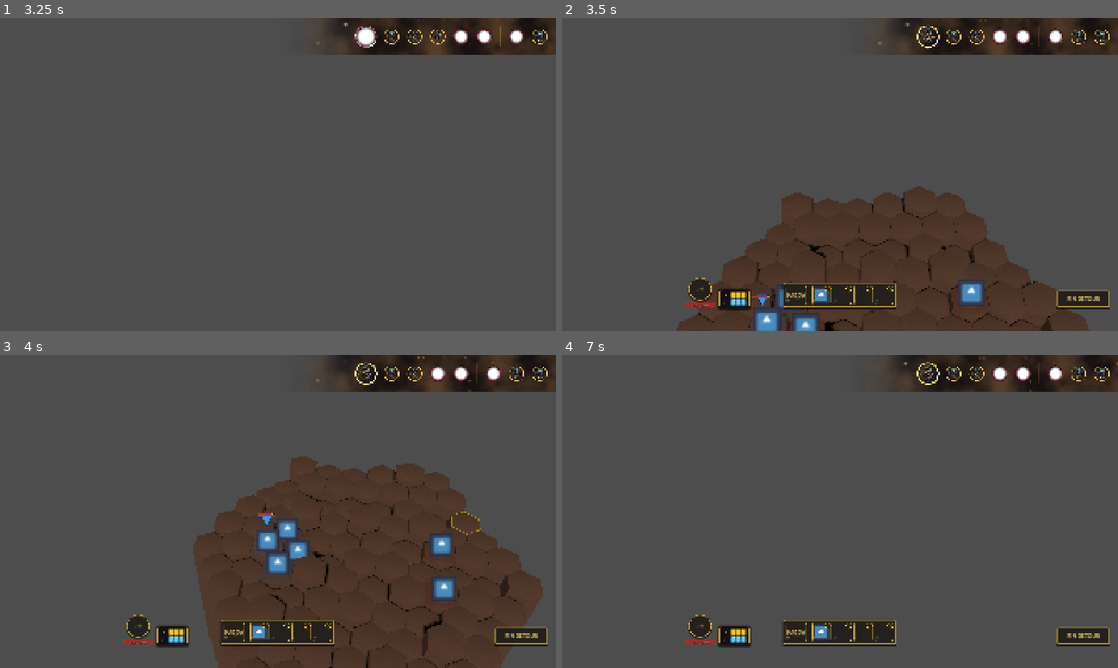
Above: before the commit, frames 1-4 (two rows, left to right).
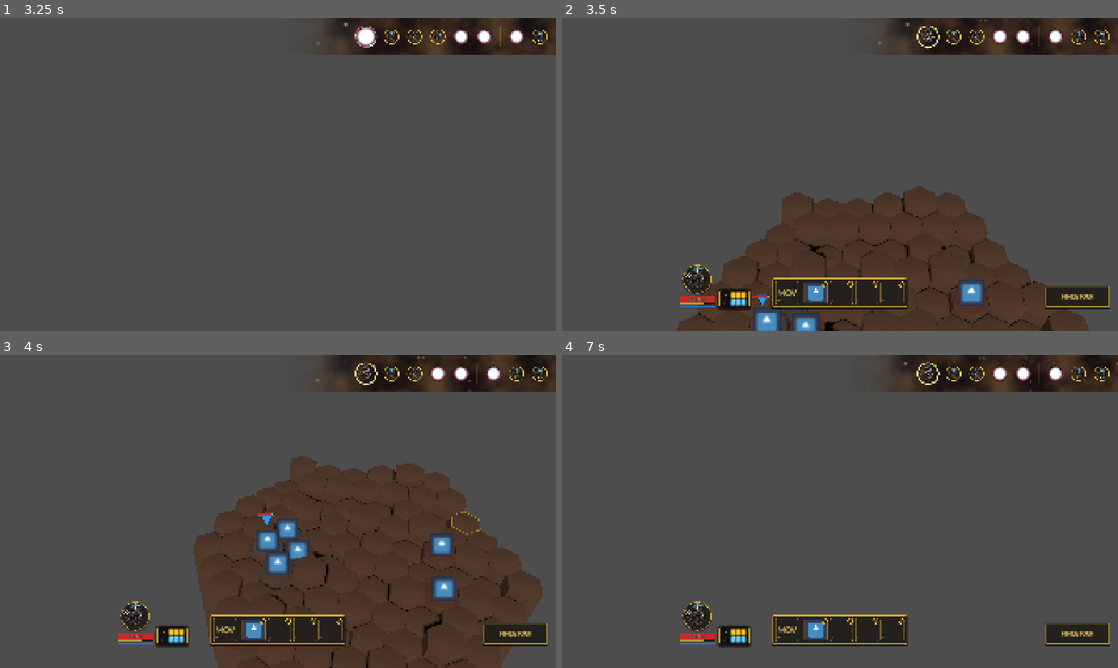
Above: after the commit, the same moments.

Repository: Kobraxos/Mythologia
Game: Godot game, scene res://levels/test_room/test_level.tscn
The game is run twice, just before and just after one commit, with the same random seed, the same clock (stepped at 60 frames per second) and the same inputs. The project has no main scene, so this scene is started directly. The engine's default icon, where the game draws it, is replaced by a stand-in: a white triangle on a blue panel in a dark square.
Inputs (mouse positions are in pixels of both pictures, inside the frame that each line leads up to):
- Up to frame 1 (3.25 s): move the mouse to (400, 158) at 0.52 s; hold Up (ui_up) 0.53-1.28 s; tap one key every 0.75 s from 0.6 s: S (camera_backward) W (camera_forward) A (camera_left) D (camera_right); move the mouse to (166, 190) at 1.27 s; move the mouse to (333, 105) at 2.02 s; hold Up (ui_up) from 2.03 s (still down); move the mouse to (250, 237) at 2.77 s
- Up to frame 2 (3.5 s): keep holding Up (ui_up)
- Up to frame 3 (4 s): move the mouse to (444, 558) at 3.52 s; release Up (ui_up) at 3.53 s; tap Q (camera_rotate_left) at 3.6 s
- Up to frame 4 (7 s): move the mouse to (673, 464) at 4.27 s; tap E (camera_rotate_right) at 4.35 s; move the mouse to (867, 511) at 5.02 s; tap Mouse wheel up (camera_zoom_in) at 5.1 s; move the mouse to (756, 433) at 5.77 s; hold Up (ui_up) from 5.78 s (still down); tap Mouse wheel down (camera_zoom_out) at 5.85 s; move the mouse to (962, 495) at 6.52 s; press the mouse at (962, 495) at 6.53 s

Frame 1 is identical in both runs. In frame 2, 2.3% of the frame differs, in the area x 21-99%, y 78-94%; in frame 3, 2.3%; in frame 4, 2.4%.

Commit message:
feat: implement combat HUD system with animated unit frame component and action buttons

Diff:
--- a/ui/combat_hud/combat_hud.tscn
+++ b/ui/combat_hud/combat_hud.tscn
@@ -94,7 +94,7 @@
 mouse_filter = 2
 
 [node name="EndTurnButton" type="Button" parent="BottomConsole/ConsoleGrid/RightPillar"]
-custom_minimum_size = Vector2(180, 60)
+custom_minimum_size = Vector2(220, 75)
 layout_mode = 2
 size_flags_horizontal = 8
 size_flags_vertical = 8
--- a/ui/combat_hud/skill_button.gd
+++ b/ui/combat_hud/skill_button.gd
@@ -17,6 +17,7 @@
 # GODOT BUILT-IN FUNCTIONS
 func _ready() -> void:
 	focus_mode = Control.FOCUS_NONE
+	shortcut_in_tooltip = false
 	pressed.connect(_on_pressed)
 	mouse_entered.connect(_on_mouse_entered)
 	mouse_exited.connect(_on_mouse_exited)
--- a/ui/combat_hud/skill_button.tscn
+++ b/ui/combat_hud/skill_button.tscn
@@ -75,9 +75,9 @@
 height = 64
 
 [node name="SkillButton" type="Button" node_paths=PackedStringArray("shortcut_label", "ap_cost_label", "ap_cost_container", "cooldown_progress", "cooldown_label")]
-custom_minimum_size = Vector2(64, 64)
-offset_right = 64.0
-offset_bottom = 64.0
+custom_minimum_size = Vector2(80, 80)
+offset_right = 80.0
+offset_bottom = 80.0
 expand_icon = true
 theme_override_styles/normal = SubResource("StyleBoxFlat_normal")
 theme_override_styles/hover = SubResource("StyleBoxFlat_hover")
--- a/ui/combat_hud/system_action_button.gd
+++ b/ui/combat_hud/system_action_button.gd
@@ -7,6 +7,7 @@
 
 func _ready() -> void:
 	focus_mode = Control.FOCUS_NONE
+	shortcut_in_tooltip = false
 	if toggle_mode:
 		toggled.connect(_on_toggled)
 
--- a/ui/combat_hud/system_action_button.tscn
+++ b/ui/combat_hud/system_action_button.tscn
@@ -55,9 +55,9 @@
 corner_radius_bottom_left = 4
 
 [node name="SystemActionButton" type="Button" node_paths=PackedStringArray("shortcut_label", "active_overlay")]
-custom_minimum_size = Vector2(64, 64)
-offset_right = 64.0
-offset_bottom = 64.0
+custom_minimum_size = Vector2(80, 80)
+offset_right = 80.0
+offset_bottom = 80.0
 toggle_mode = true
 expand_icon = true
 theme_override_styles/normal = SubResource("StyleBoxFlat_normal")
--- a/ui/combat_hud/unit_frame.gd
+++ b/ui/combat_hud/unit_frame.gd
@@ -6,14 +6,26 @@
 
 # EXPORTS
 @export var portrait_label: Label
+@export var portrait_rect: TextureRect
 @export var health_bar: ProgressBar
 @export var health_text: Label
+@export var shield_bar: ProgressBar
+@export var mana_bar: ProgressBar
 
 # PRIVATE VARIABLES
 var _tracked_health: HealthComponent
+var _tracked_economy: ActionEconomyComponent
 var _current_hp: int = 0
 var _max_hp: int = 0
 var _hp_tween: Tween
+
+var _current_shield: int = 0
+var _max_shield: int = 0
+var _shield_tween: Tween
+
+var _current_mana: int = 0
+var _max_mana: int = 0
+var _mana_tween: Tween
 
 # GODOT BUILT-IN FUNCTIONS
 func _ready() -> void:
@@ -38,29 +50,71 @@
 		# Utilise le nom de la node comme fallback si l'unité n'a pas de display_name
 		portrait_label.text = unit.get("display_name") if "display_name" in unit else unit.name
 
+	if portrait_rect:
+		if "stats" in unit and unit.stats != null and "portrait" in unit.stats:
+			portrait_rect.texture = unit.stats.portrait
+			if portrait_label:
+				portrait_label.visible = false
+		else:
+			portrait_rect.texture = null
+			if portrait_label:
+				portrait_label.visible = true
+
 	# Branchement au HealthComponent (Duck-typing sécurisé)
 	if "health_component" in unit and unit.health_component is HealthComponent:
 		_tracked_health = unit.health_component
 		_max_hp = _tracked_health.get_max_health()
 		_current_hp = _tracked_health.get_current_health()
+		_max_shield = _tracked_health.get_max_shield()
+		_current_shield = _tracked_health.get_current_shield()
 
 		_tracked_health.health_changed.connect(_on_health_changed)
+		_tracked_health.shield_changed.connect(_on_shield_changed)
 
 		# Initialisation immédiate (sans animation)
 		if health_bar:
 			health_bar.max_value = _max_hp
 			health_bar.value = _current_hp
+		if shield_bar:
+			shield_bar.max_value = _max_shield
+			shield_bar.value = _current_shield
+			shield_bar.visible = _max_shield > 0
+
 		_update_health_label()
+
+	# Branchement au ActionEconomyComponent (pour le Mana)
+	if "action_economy" in unit and unit.action_economy is ActionEconomyComponent:
+		_tracked_economy = unit.action_economy
+		_max_mana = _tracked_economy.get_max_mana()
+		_current_mana = _tracked_economy.get_current_mana()
+
+		_tracked_economy.mana_changed.connect(_on_mana_changed)
+
+		if mana_bar:
+			mana_bar.max_value = _max_mana
+			mana_bar.value = _current_mana
+			mana_bar.visible = _max_mana > 0
 
 # PRIVATE FUNCTIONS
 func _untrack_health() -> void:
 	if is_instance_valid(_tracked_health):
 		if _tracked_health.health_changed.is_connected(_on_health_changed):
 			_tracked_health.health_changed.disconnect(_on_health_changed)
+		if _tracked_health.shield_changed.is_connected(_on_shield_changed):
+			_tracked_health.shield_changed.disconnect(_on_shield_changed)
 	_tracked_health = null
+
+	if is_instance_valid(_tracked_economy):
+		if _tracked_economy.mana_changed.is_connected(_on_mana_changed):
+			_tracked_economy.mana_changed.disconnect(_on_mana_changed)
+	_tracked_economy = null
 
 	if _hp_tween and _hp_tween.is_valid():
 		_hp_tween.kill()
+	if _shield_tween and _shield_tween.is_valid():
+		_shield_tween.kill()
+	if _mana_tween and _mana_tween.is_valid():
+		_mana_tween.kill()
 
 func _on_health_changed(current: int, max_val: int) -> void:
 	_max_hp = max_val
@@ -80,6 +134,38 @@
 		_hp_tween.set_ease(Tween.EASE_OUT)
 		_hp_tween.tween_property(health_bar, "value", target_hp, 0.3)
 
+func _on_shield_changed(current: int, max_val: int) -> void:
+	_max_shield = max_val
+	var target_shield = current
+
+	if shield_bar:
+		shield_bar.visible = _max_shield > 0
+		shield_bar.max_value = _max_shield
+
+		if _shield_tween and _shield_tween.is_valid():
+			_shield_tween.kill()
+
+		_shield_tween = create_tween()
+		_shield_tween.set_trans(Tween.TRANS_QUAD)
+		_shield_tween.set_ease(Tween.EASE_OUT)
+		_shield_tween.tween_property(shield_bar, "value", target_shield, 0.3)
+
+func _on_mana_changed(current: int, max_val: int) -> void:
+	_max_mana = max_val
+	var target_mana = current
+
+	if mana_bar:
+		mana_bar.visible = _max_mana > 0
+		mana_bar.max_value = _max_mana
+
+		if _mana_tween and _mana_tween.is_valid():
+			_mana_tween.kill()
+
+		_mana_tween = create_tween()
+		_mana_tween.set_trans(Tween.TRANS_QUAD)
+		_mana_tween.set_ease(Tween.EASE_OUT)
+		_mana_tween.tween_property(mana_bar, "value", target_mana, 0.3)
+
 func _update_health_label(val: int = -1) -> void:
 	if not health_text:
 		return
--- a/ui/combat_hud/unit_frame.tscn
+++ b/ui/combat_hud/unit_frame.tscn
@@ -9,40 +9,41 @@
 border_width_right = 3
 border_width_bottom = 3
 border_color = Color(0.831, 0.678, 0.211, 1)
-corner_radius_top_left = 40
-corner_radius_top_right = 40
-corner_radius_bottom_right = 40
-corner_radius_bottom_left = 40
+corner_radius_top_left = 50
+corner_radius_top_right = 50
+corner_radius_bottom_right = 50
+corner_radius_bottom_left = 50
 shadow_color = Color(0, 0, 0, 0.6)
 shadow_size = 4
 shadow_offset = Vector2(0, 4)
 
 [sub_resource type="StyleBoxFlat" id="StyleBoxFlat_hp_bg"]
-bg_color = Color(0.1, 0.08, 0.08, 0.9)
-border_width_left = 1
-border_width_top = 1
-border_width_right = 1
-border_width_bottom = 1
-border_color = Color(0.831, 0.678, 0.211, 0.5)
-corner_radius_top_left = 2
-corner_radius_top_right = 2
-corner_radius_bottom_right = 2
-corner_radius_bottom_left = 2
+bg_color = Color(0.1, 0.1, 0.1, 0.8)
+border_width_left = 2
+border_width_top = 2
+border_width_right = 2
+border_width_bottom = 2
+border_color = Color(0.1, 0.1, 0.1, 1)
 
 [sub_resource type="StyleBoxFlat" id="StyleBoxFlat_hp_fill"]
-bg_color = Color(0.65, 0.16, 0.16, 1)
-corner_radius_top_left = 2
-corner_radius_top_right = 2
-corner_radius_bottom_right = 2
-corner_radius_bottom_left = 2
+bg_color = Color(0.8, 0.15, 0.15, 1)
 
-[node name="UnitFrame" type="VBoxContainer" node_paths=PackedStringArray("portrait_label", "health_bar", "health_text")]
-custom_minimum_size = Vector2(100, 0)
+[sub_resource type="StyleBoxFlat" id="StyleBoxFlat_shield_fill"]
+bg_color = Color(0.831, 0.686, 0.216, 0.85)
+
+[sub_resource type="StyleBoxFlat" id="StyleBoxFlat_mana_fill"]
+bg_color = Color(0.15, 0.45, 0.85, 1)
+
+[node name="UnitFrame" type="VBoxContainer" node_paths=PackedStringArray("portrait_label", "portrait_rect", "health_bar", "health_text", "shield_bar", "mana_bar")]
+custom_minimum_size = Vector2(120, 0)
 mouse_filter = 2
 script = ExtResource("1_script")
 portrait_label = NodePath("PortraitMargin/PortraitPanel/Label")
+portrait_rect = NodePath("PortraitMargin/PortraitPanel/PortraitRect")
 health_bar = NodePath("HealthBar")
 health_text = NodePath("HealthBar/HPLabel")
+shield_bar = NodePath("ShieldBar")
+mana_bar = NodePath("ManaBar")
 
 [node name="PortraitMargin" type="MarginContainer" parent="."]
 layout_mode = 2
@@ -52,11 +53,18 @@
 theme_override_constants/margin_bottom = 5
 
 [node name="PortraitPanel" type="PanelContainer" parent="PortraitMargin"]
-custom_minimum_size = Vector2(80, 80)
+clip_children = 2
+custom_minimum_size = Vector2(100, 100)
 layout_mode = 2
 size_flags_horizontal = 4
 mouse_filter = 2
 theme_override_styles/panel = SubResource("StyleBoxFlat_portrait")
+
+[node name="PortraitRect" type="TextureRect" parent="PortraitMargin/PortraitPanel"]
+layout_mode = 2
+expand_mode = 1
+stretch_mode = 5
+mouse_filter = 2
 
 [node name="Label" type="Label" parent="PortraitMargin/PortraitPanel"]
 layout_mode = 2
@@ -66,7 +74,7 @@
 horizontal_alignment = 1
 
 [node name="HealthBar" type="ProgressBar" parent="."]
-custom_minimum_size = Vector2(100, 16)
+custom_minimum_size = Vector2(120, 20)
 layout_mode = 2
 mouse_filter = 2
 theme_override_styles/background = SubResource("StyleBoxFlat_hp_bg")
@@ -88,3 +96,23 @@
 text = "75 / 100"
 horizontal_alignment = 1
 vertical_alignment = 1
+
+[node name="ShieldBar" type="ProgressBar" parent="."]
+visible = false
+custom_minimum_size = Vector2(120, 6)
+layout_mode = 2
+mouse_filter = 2
+theme_override_styles/background = SubResource("StyleBoxFlat_hp_bg")
+theme_override_styles/fill = SubResource("StyleBoxFlat_shield_fill")
+value = 50.0
+show_percentage = false
+
+[node name="ManaBar" type="ProgressBar" parent="."]
+visible = false
+custom_minimum_size = Vector2(120, 6)
+layout_mode = 2
+mouse_filter = 2
+theme_override_styles/background = SubResource("StyleBoxFlat_hp_bg")
+theme_override_styles/fill = SubResource("StyleBoxFlat_mana_fill")
+value = 50.0
+show_percentage = false
Not shown, added: ui/combat_hud/unit_frame.gd.uid
